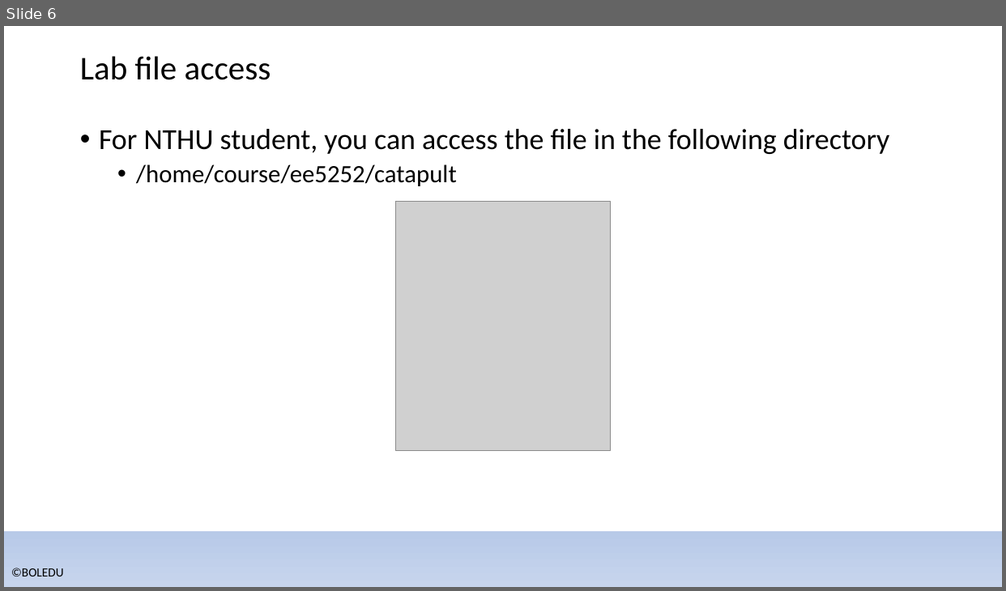
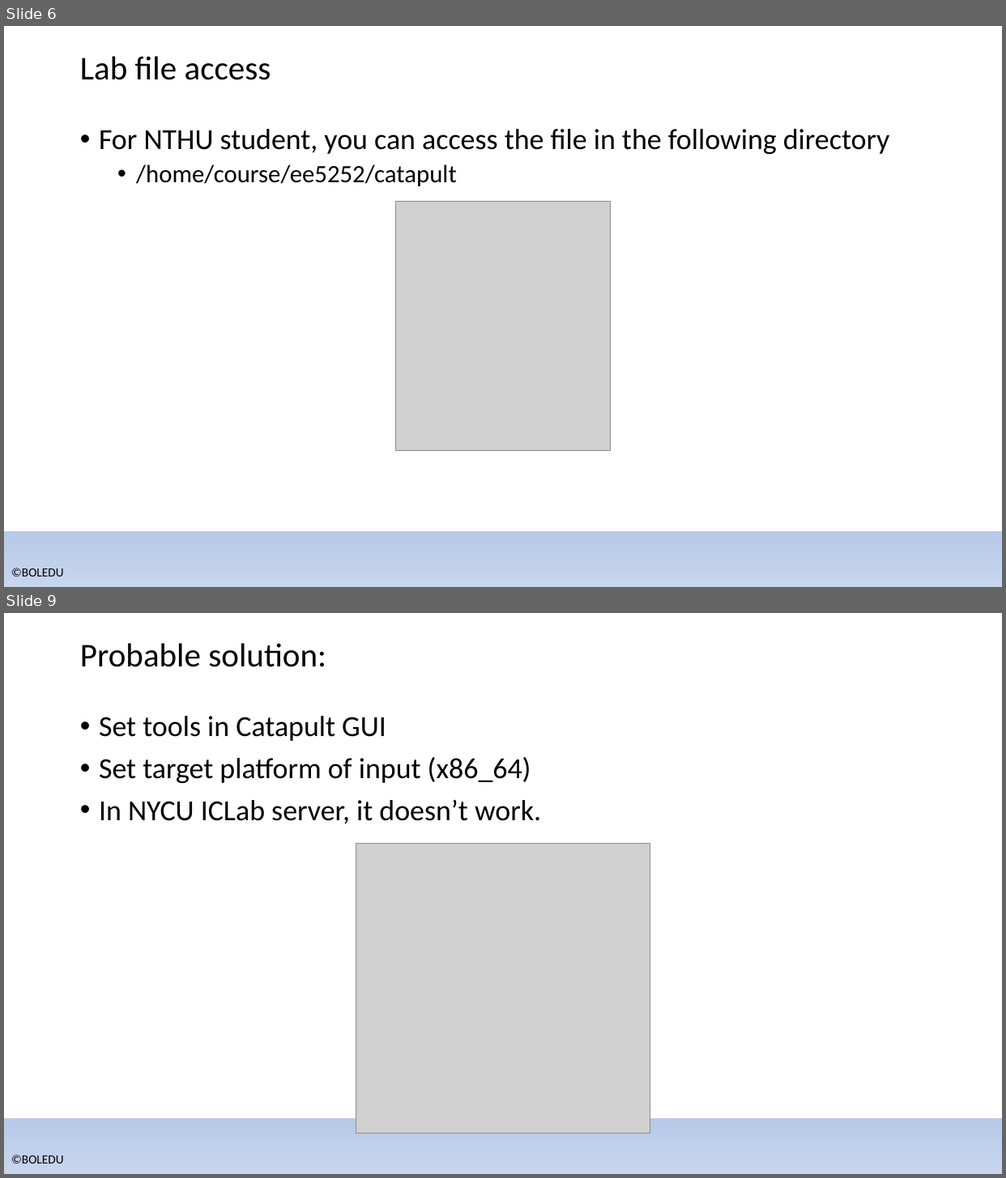
Before and after one commit to bol-edu/caravel-soc_fpga-lab, a slide deck: catapult_hls/catapult_setup(NTHU).pptx. Shown one above the other, each under a label of ours: slide 6 before the commit, slides 6 and 9 after it; the slides between them are not shown. The pictures are 1006x591 and 1006x1178 pixels, drawn with LibreOffice and Linux fonts; fonts in the diff are those of the drawing; grey boxes stand for pictures; background and template pictures are left out. Boxes give left, top, right and bottom in pixels: in the first picture for what was removed or moved away, otherwise in the second. Text is boxed around its words. In the diff, an @@ line names an element or a change of style, - is before the commit and + after.

```diff
--- a/catapult_hls/catapult_setup(NTHU).pptx
+++ b/catapult_hls/catapult_setup(NTHU).pptx
@@ slide 9 added at <box>4,613,1002,1174</box>, background gradient #F6F8FC to #ABC0E4 to #C7D5ED; not listed: 2 template elements that a slide beside it also shows @@
@@ title added at <box>80,643,326,667</box>, 32 pt, text #000000 @@
+Probable solution:
@@ text added at <box>99,716,541,824</box>, 28 pt, text #000000 @@
+• Set tools in Catapult GUI
+• Set target platform of input (x86_64)
+• In NYCU ICLab server, it doesn’t work.
@@ picture added at <box>356,844,650,1133</box> @@
```
Also in this commit, not shown: 3 other slides added.
